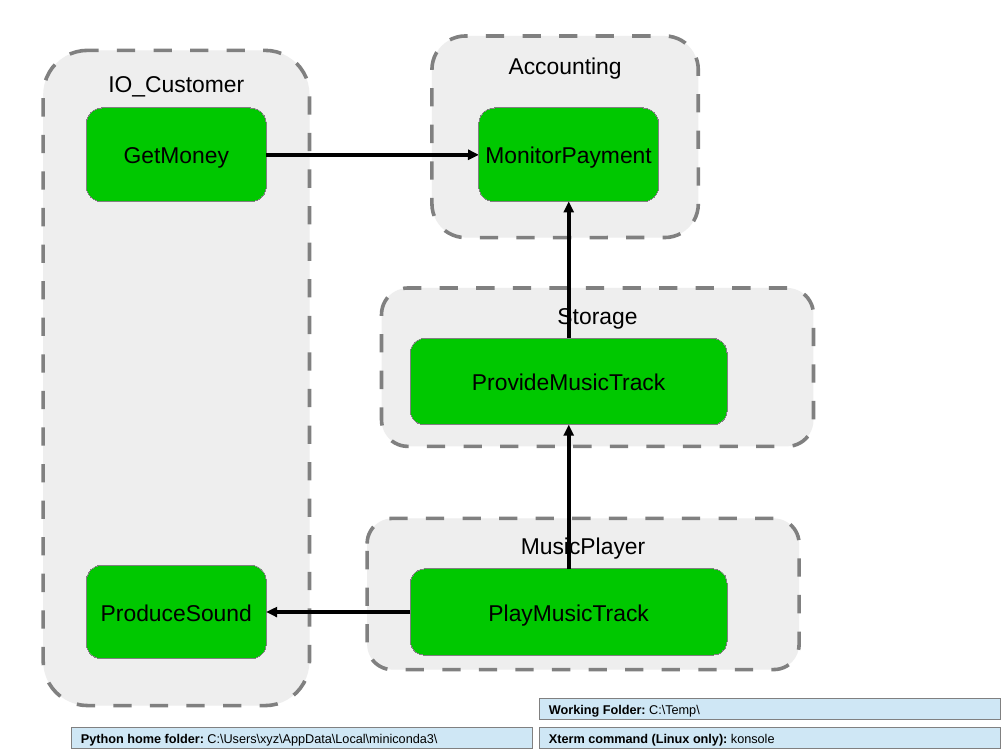
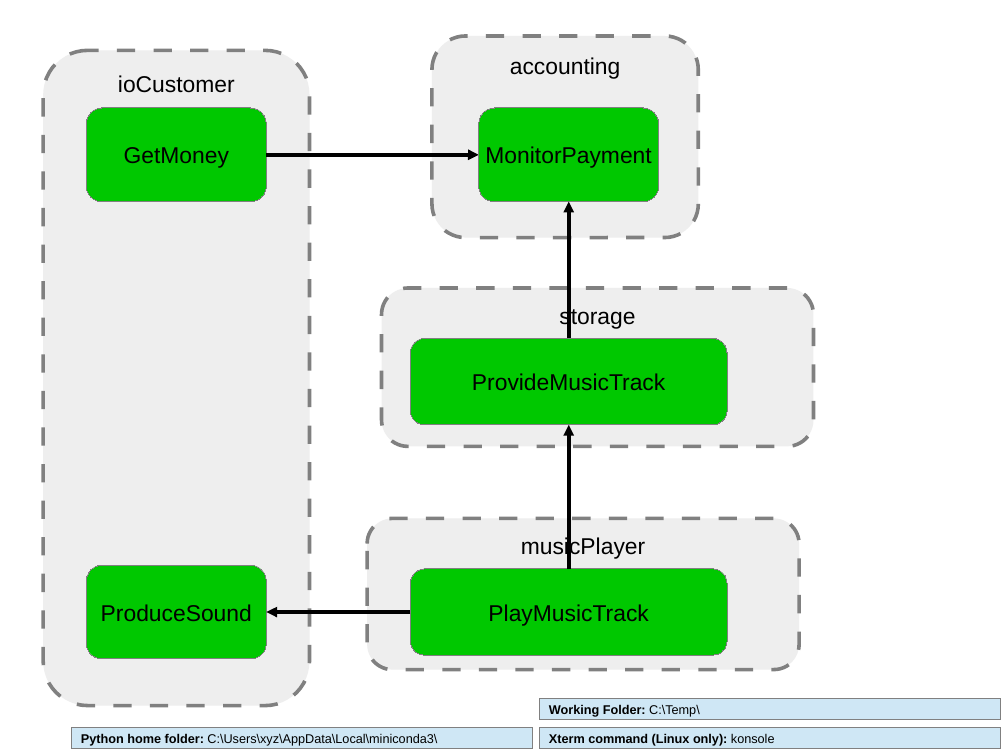
Before and after one commit to GfSE/fas4sysmlv2, a slide deck: slide 3 of src/io/usecase-activity-editor/fas_frontend.odp. Drawn at 1008x756 pixels with LibreOffice and Linux fonts; fonts in the diff are those of the drawing. Boxes give left, top, right and bottom in pixels: in the first picture for what was removed or moved away, otherwise in the second. Text is boxed around its words. In the diff, an @@ line names an element or a change of style, - is before the commit and + after.

```diff
--- a/src/io/usecase-activity-editor/fas_frontend.odp
+++ b/src/io/usecase-activity-editor/fas_frontend.odp
@@ text in rounded rectangle at bbox=[510, 57, 621, 79]: text changed @@
-Accounting
+accounting
@@ text in freeform shape at bbox=[118, 75, 235, 93]: text changed @@
-IO_Customer
+ioCustomer
@@ text in rounded rectangle at bbox=[559, 306, 635, 330]: text changed @@
-Storage
+storage
@@ text in rounded rectangle at bbox=[521, 536, 645, 560]: text changed @@
-MusicPlayer
+musicPlayer
```
Also in this commit, not shown: 3 other files.
